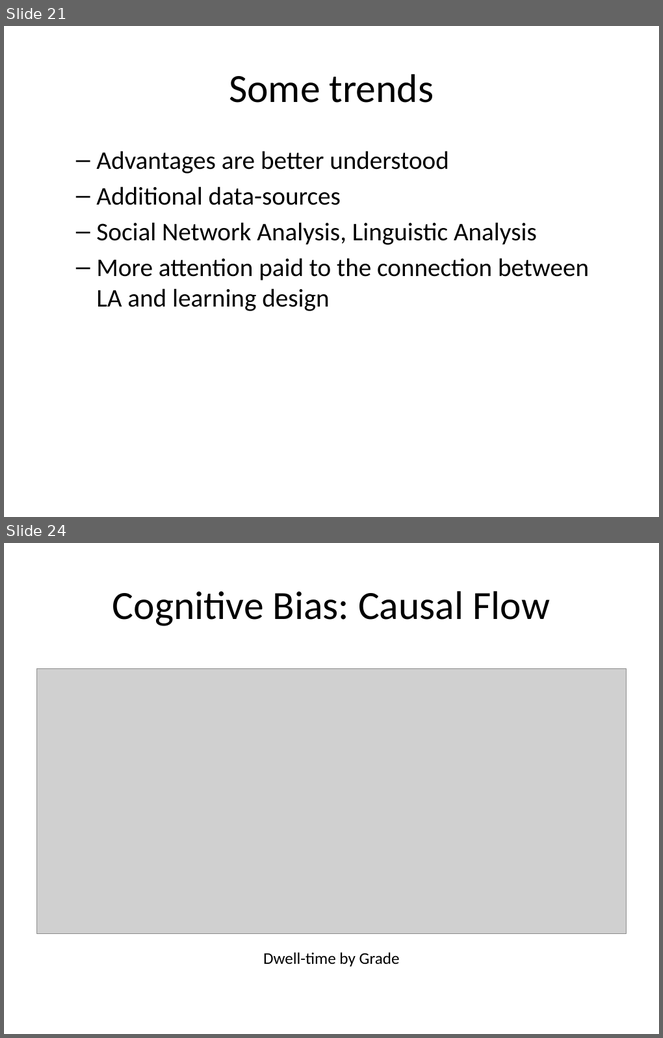
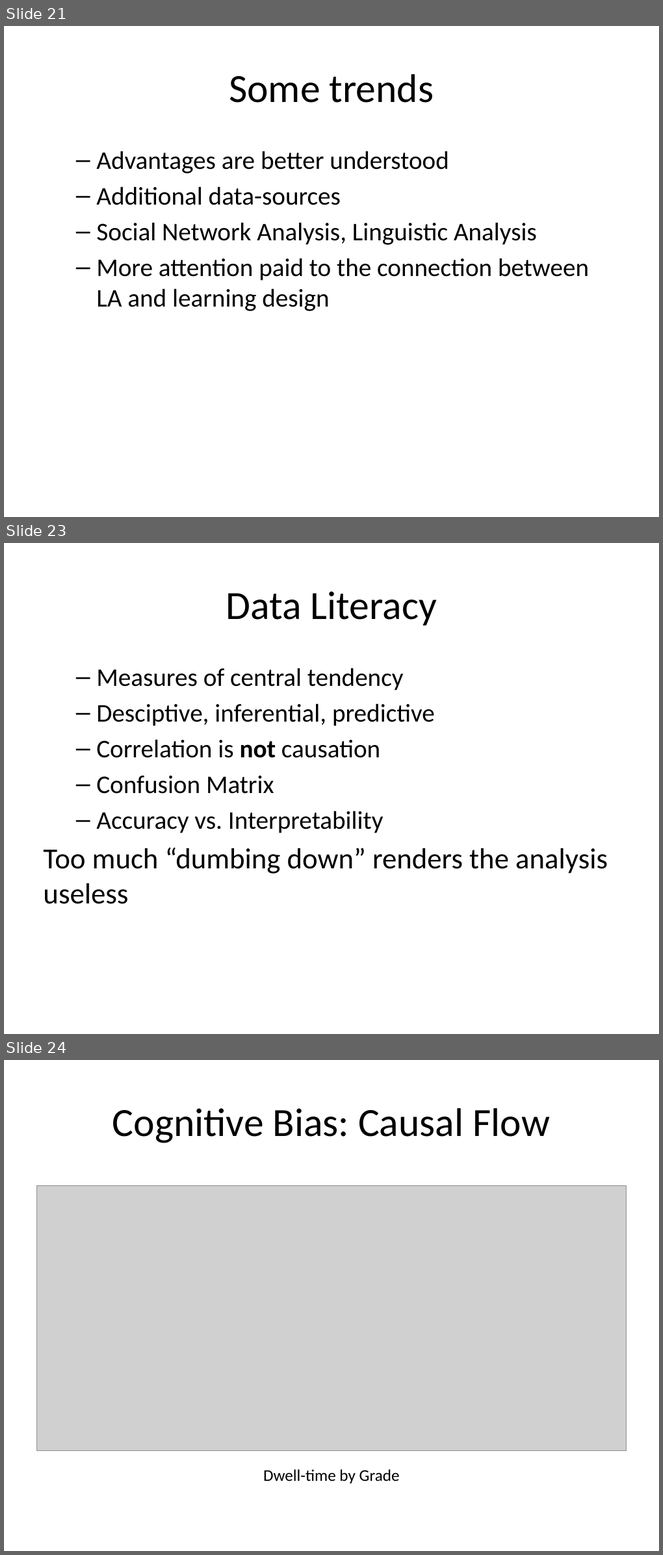
Before and after one commit to dietrichson/newport_2019, a slide deck: presentation/Learning_analytics_Newport_2019.pptx. Shown one above the other, each under a label of ours: slides 21 and 24 before the commit, slides 21, 23 and 24 after it; the slides between them are not shown. The pictures are 663x1038 and 663x1555 pixels, drawn with LibreOffice and Linux fonts; fonts in the diff are those of the drawing; grey boxes stand for pictures. Boxes give left, top, right and bottom in pixels: in the first picture for what was removed or moved away, otherwise in the second. Text is boxed around its words. In the diff, an @@ line names an element or a change of style, - is before the commit and + after.

```diff
--- a/presentation/Learning_analytics_Newport_2019.pptx
+++ b/presentation/Learning_analytics_Newport_2019.pptx
@@ slide 23 added at [4, 543, 659, 1034], background #FFFFFF @@
@@ title added at [226, 591, 437, 626], 44 pt, text #000000 @@
+Data Literacy
@@ text added at [43, 668, 608, 904], 28 pt, text #000000 @@
+  – Measures of central tendency
+  – Desciptive, inferential, predictive
+  – Correlation is not causation
+  – Confusion Matrix
+  – Accuracy vs. Interpretability
+Too much “dumbing down” renders the analysis useless
```
Also in this commit, not shown: 7 slides changed, 13 other slides added, 2 slides removed, 12 other files.
